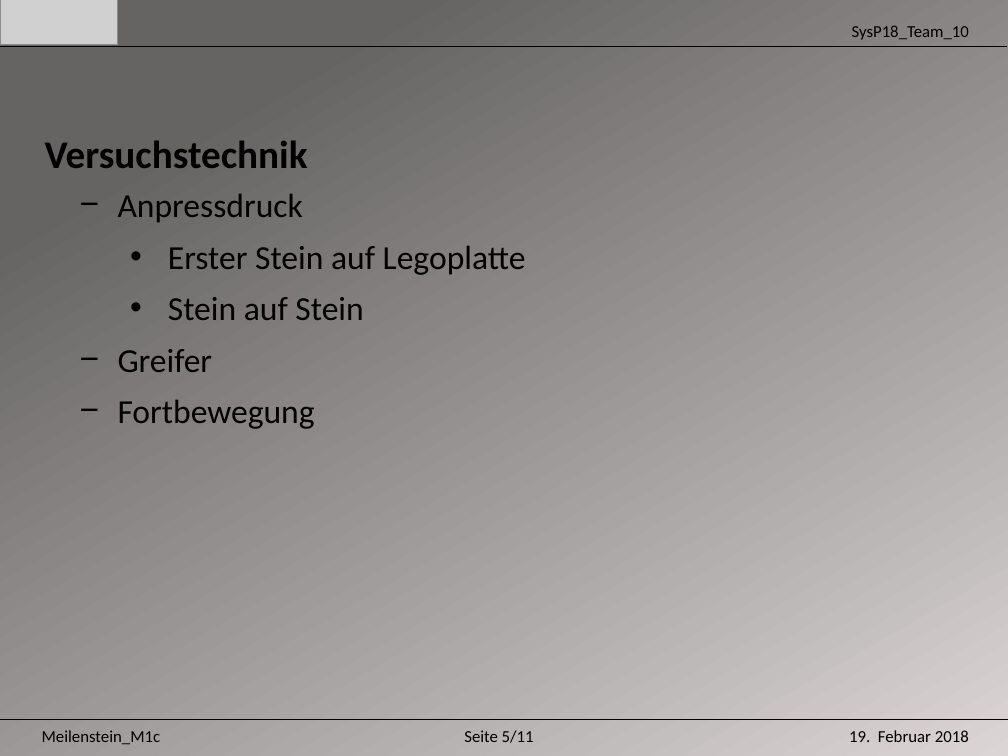
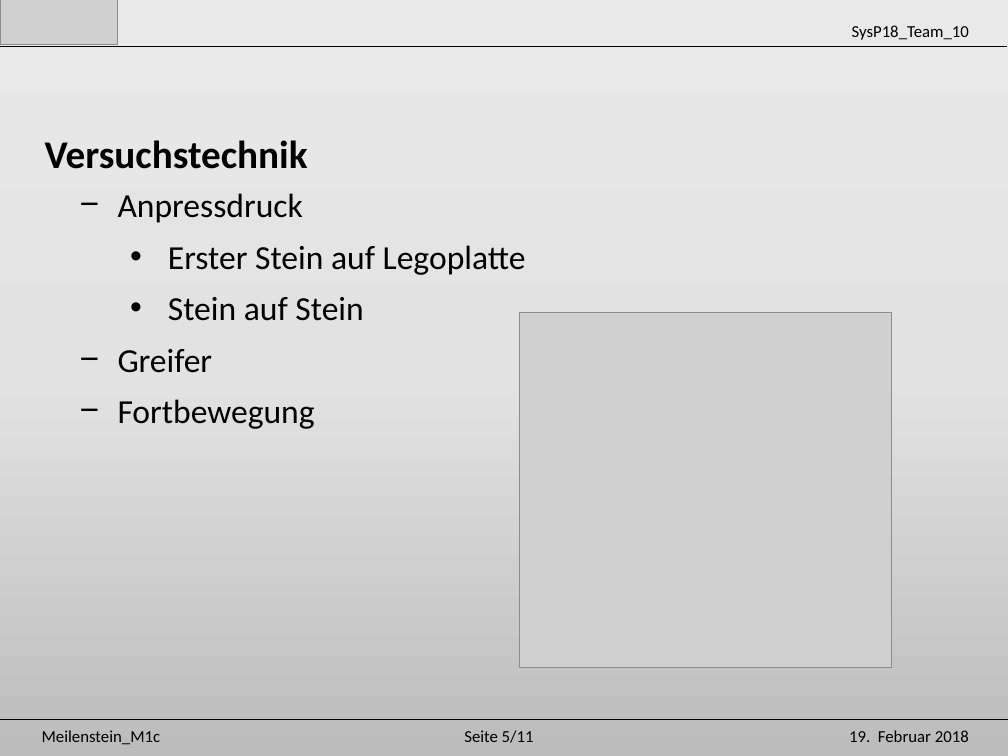
Before and after one commit to Unaqwyn/SysP18_1cv, a slide deck: slide 6 of 01_Organisation/02_Meilensteine/m1c/Praesentation_m1c.pptx. Drawn at 1008x756 pixels with LibreOffice and Linux fonts; fonts in the diff are those of the drawing; grey boxes stand for pictures. Boxes give left, top, right and bottom in pixels: in the first picture for what was removed or moved away, otherwise in the second. Text is boxed around its words. In the diff, an @@ line names an element or a change of style, - is before the commit and + after.

```diff
--- a/01_Organisation/02_Meilensteine/m1c/Praesentation_m1c.pptx
+++ b/01_Organisation/02_Meilensteine/m1c/Praesentation_m1c.pptx
@@ background gradient #DBD6D6 to #666464 to gradient #EBEAEA to #E4E3E3 to #BDBCBC @@
@@ picture added at bbox=[520, 312, 892, 667] @@
```
Also in this commit, not shown: 11 other slides changed.
